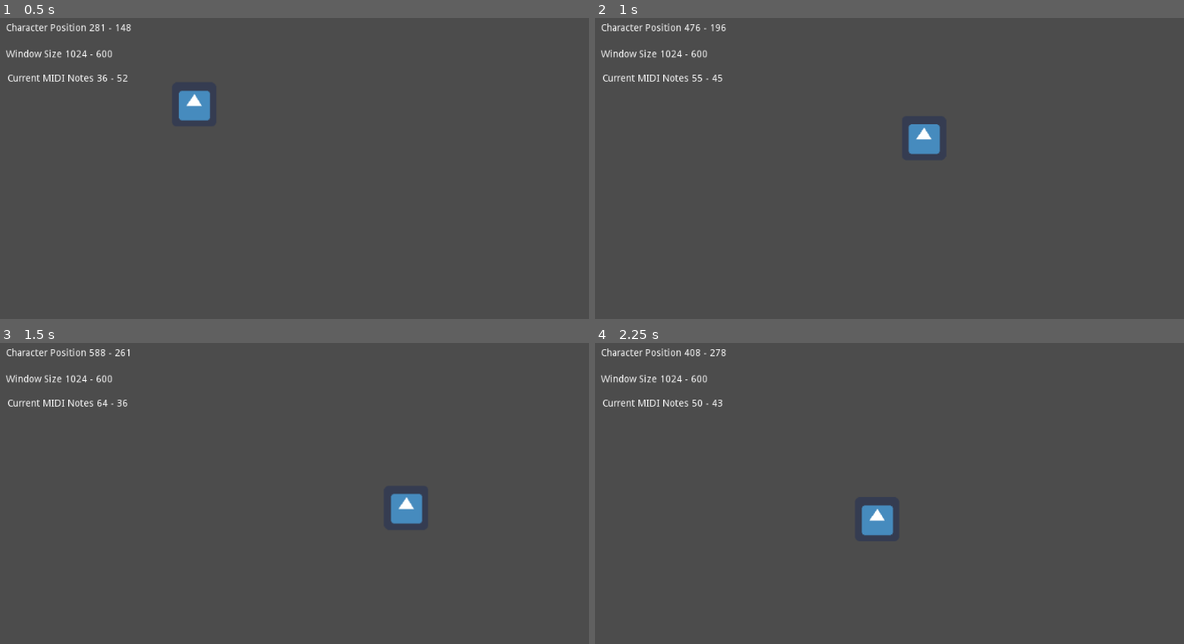
Above: before the commit, frames 1-4 (two rows, left to right).
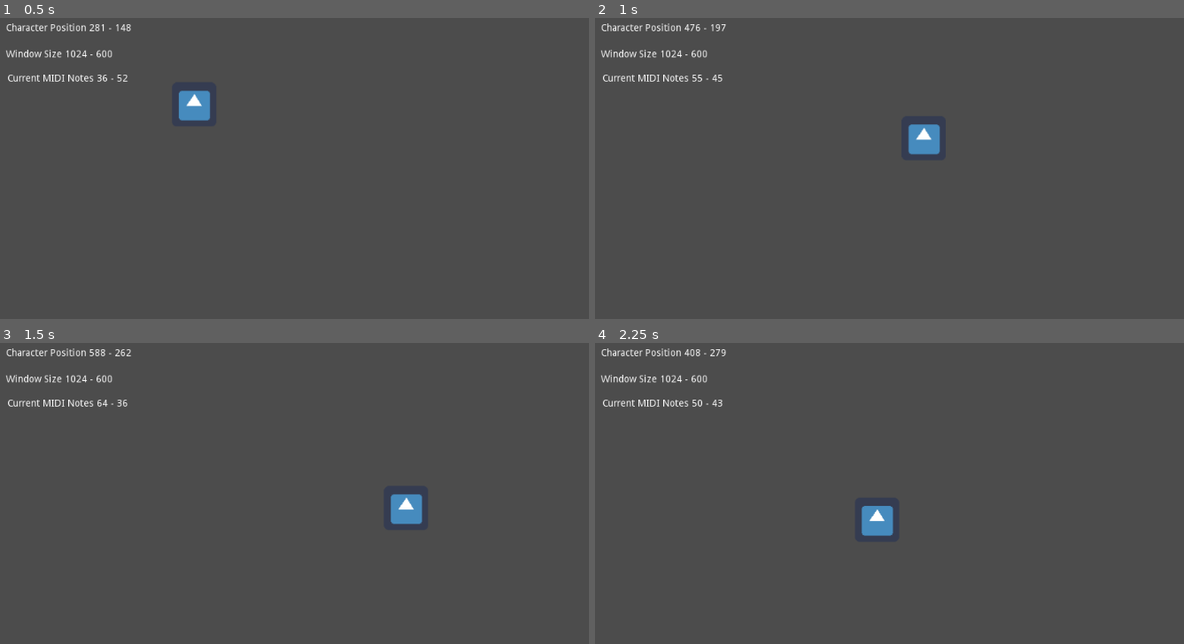
Above: after the commit, the same moments.

Repository: DomDumont/MusicExperiment
Game: Godot game, scene res://MainNode.tscn
Same seed, same stepped clock (60 frames per second), same inputs: the game is played once before the commit and once after it. The engine's default icon, where the game draws it, is replaced by a stand-in: a white triangle on a blue panel in a dark square.
Inputs (mouse positions are in pixels of both pictures, inside the frame that each line leads up to):
- Up to frame 1 (0.5 s): no input
- Up to frame 2 (1 s): move the mouse to (1101, 189) at 0.52 s; press the mouse at (1101, 189) at 0.53 s
- Up to frame 3 (1.5 s): move the mouse to (212, 553) at 1.27 s; release the mouse at (212, 553) at 1.28 s; click (212, 553) at 1.35 s
- Up to frame 4 (2.25 s): move the mouse to (1019, 442) at 2.02 s; press the mouse at (1019, 442) at 2.03 s

Frame 1 is identical in both runs. In frame 2, less than 0.1% of the frame differs, in the area x 21-59%, y 2-41%; in frame 3, less than 0.1%, in the area x 21-72%, y 2-61%; in frame 4, less than 0.1%.

Commit message:
euh pas grand chose

Diff:
--- a/project.godot
+++ b/project.godot
@@ -48,7 +48,7 @@
 
 [display]
 
-window/stretch/mode="viewport"
+window/size/resizable=false
 window/stretch/aspect="keep"
 
 [editor_plugins]
